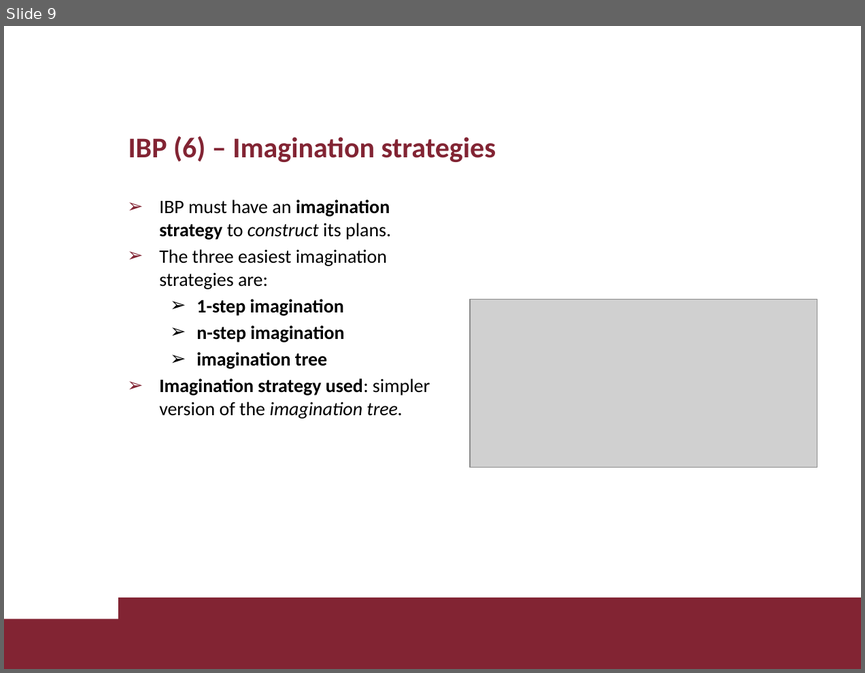
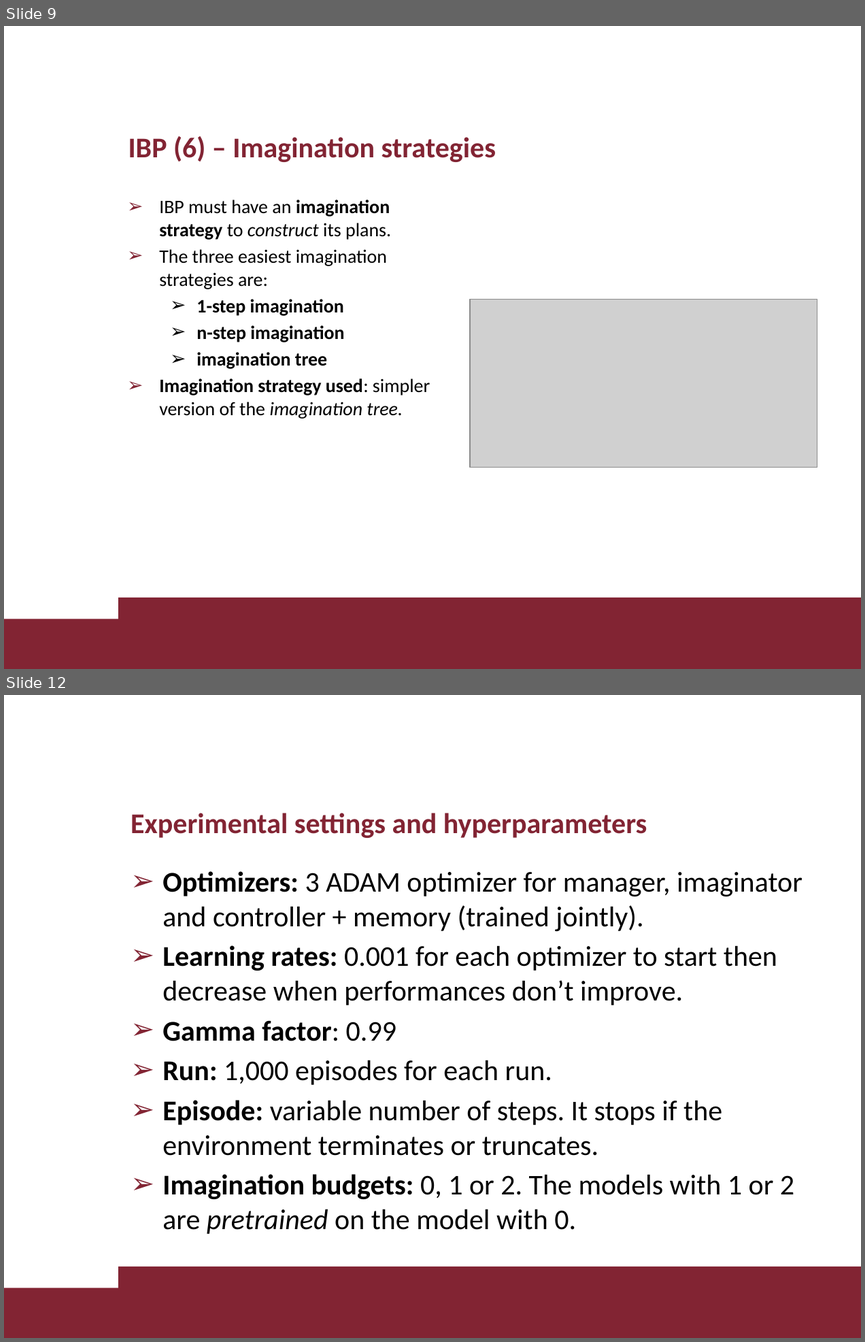
Before and after one commit to lorenzo-di-luccio/RL_Project, a slide deck: slides/diluccio_giamba_RL_project.pptx. Shown one above the other, each under a label of ours: slide 9 before the commit, slides 9 and 12 after it; the slides between them are not shown. The pictures are 865x673 and 865x1342 pixels, drawn with LibreOffice and Linux fonts; fonts in the diff are those of the drawing; grey boxes stand for pictures; background and template pictures are left out. Boxes give left, top, right and bottom in pixels: in the first picture for what was removed or moved away, otherwise in the second. Text is boxed around its words. In the diff, an @@ line names an element or a change of style, - is before the commit and + after.

Commit message:
Updated slides

```diff
--- a/slides/diluccio_giamba_RL_project.pptx
+++ b/slides/diluccio_giamba_RL_project.pptx
@@ slide 12 added at bbox=[4, 695, 861, 1338], background #FFFFFF; not listed: 2 template elements that a slide beside it also shows @@
@@ title added at bbox=[130, 813, 647, 838], 24 pt, text #822433, bold @@
+Experimental settings and hyperparameters
@@ text added at bbox=[162, 871, 802, 1234], 24 pt, text #000000 @@
+➢ Optimizers: 3 ADAM optimizer for manager, imaginator and controller + memory (trained jointly).
+➢ Learning rates: 0.001 for each optimizer to start then decrease when performances don’t improve.
+➢ Gamma factor: 0.99
+➢ Run: 1,000 episodes for each run.
+➢ Episode: variable number of steps. It stops if the environment terminates or truncates.
+➢ Imagination budgets: 0, 1 or 2. The models with 1 or 2 are pretrained on the model with 0.
```
Also in this commit, not shown: 7 other slides added, 16 slides removed.
